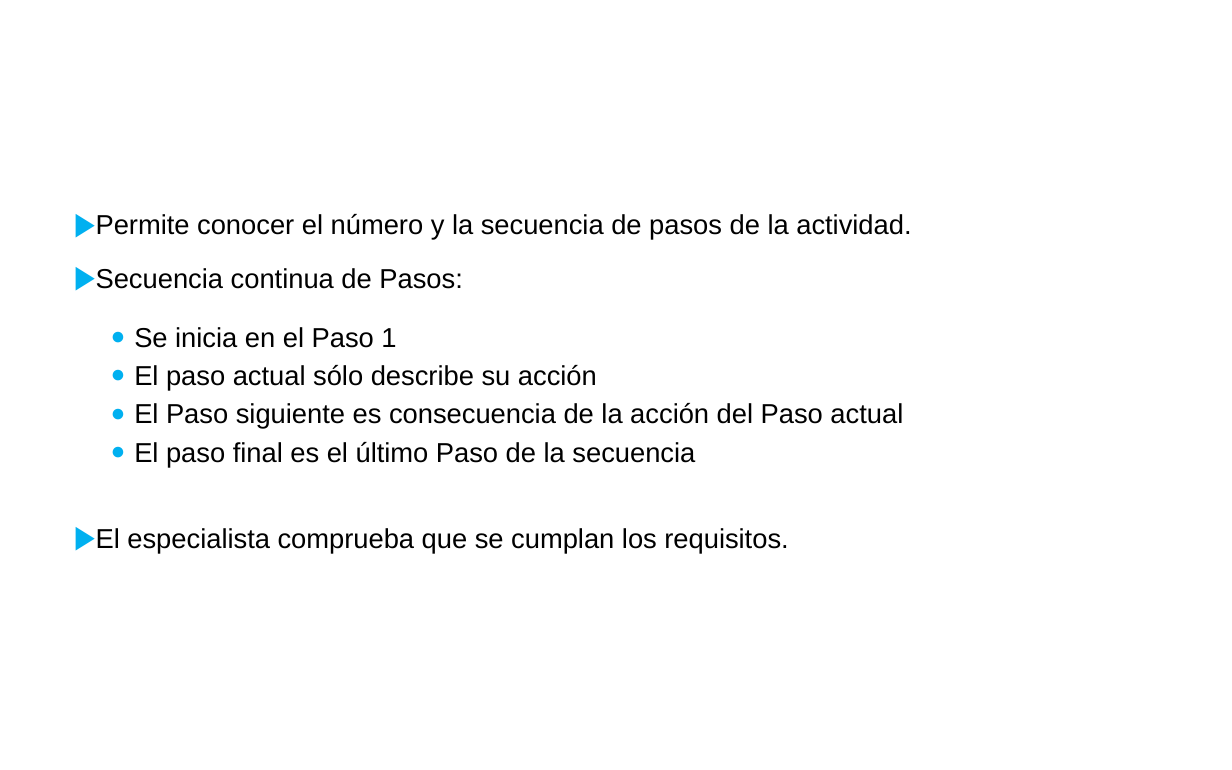
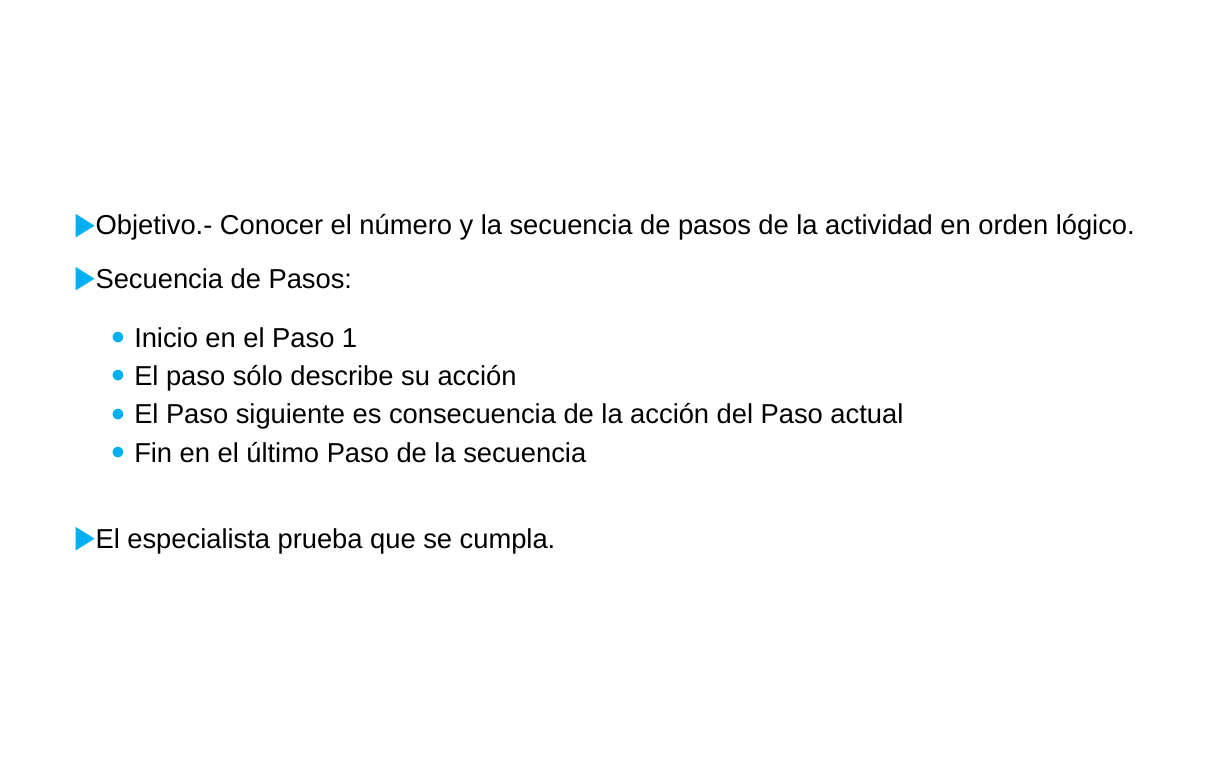
Before and after one commit to juanmcortezr/cosas, a slide deck: slide 12 of InsiDesarrolloSistemas2019.pptx. Drawn at 1232x770 pixels with LibreOffice and Linux fonts; fonts in the diff are those of the drawing; background and template pictures are left out. Boxes give left, top, right and bottom in pixels: in the first picture for what was removed or moved away, otherwise in the second. Text is boxed around its words. In the diff, an @@ line names an element or a change of style, - is before the commit and + after.

Commit message:
Add files via upload
version actual

```diff
--- a/InsiDesarrolloSistemas2019.pptx
+++ b/InsiDesarrolloSistemas2019.pptx
@@ text at (96,214,1135,391): text changed @@
-▶ Permite conocer el número y la secuencia de pasos de la actividad.
-▶ Secuencia continua de Pasos:
-  ● Se inicia en el Paso 1
-  ● El paso actual sólo describe su acción
+▶ Objetivo.- Conocer el número y la secuencia de pasos de la actividad en orden lógico.
+▶ Secuencia de Pasos:
+  ● Inicio en el Paso 1
+  ● El paso sólo describe su acción
@@ text at (96,442,586,553): text changed @@
-  ● El paso final es el último Paso de la secuencia
-▶ El especialista comprueba que se cumplan los requisitos.
+  ● Fin en el último Paso de la secuencia
+▶ El especialista prueba que se cumpla.
```
Also in this commit, not shown: 2 other slides changed, 4 slides added.
